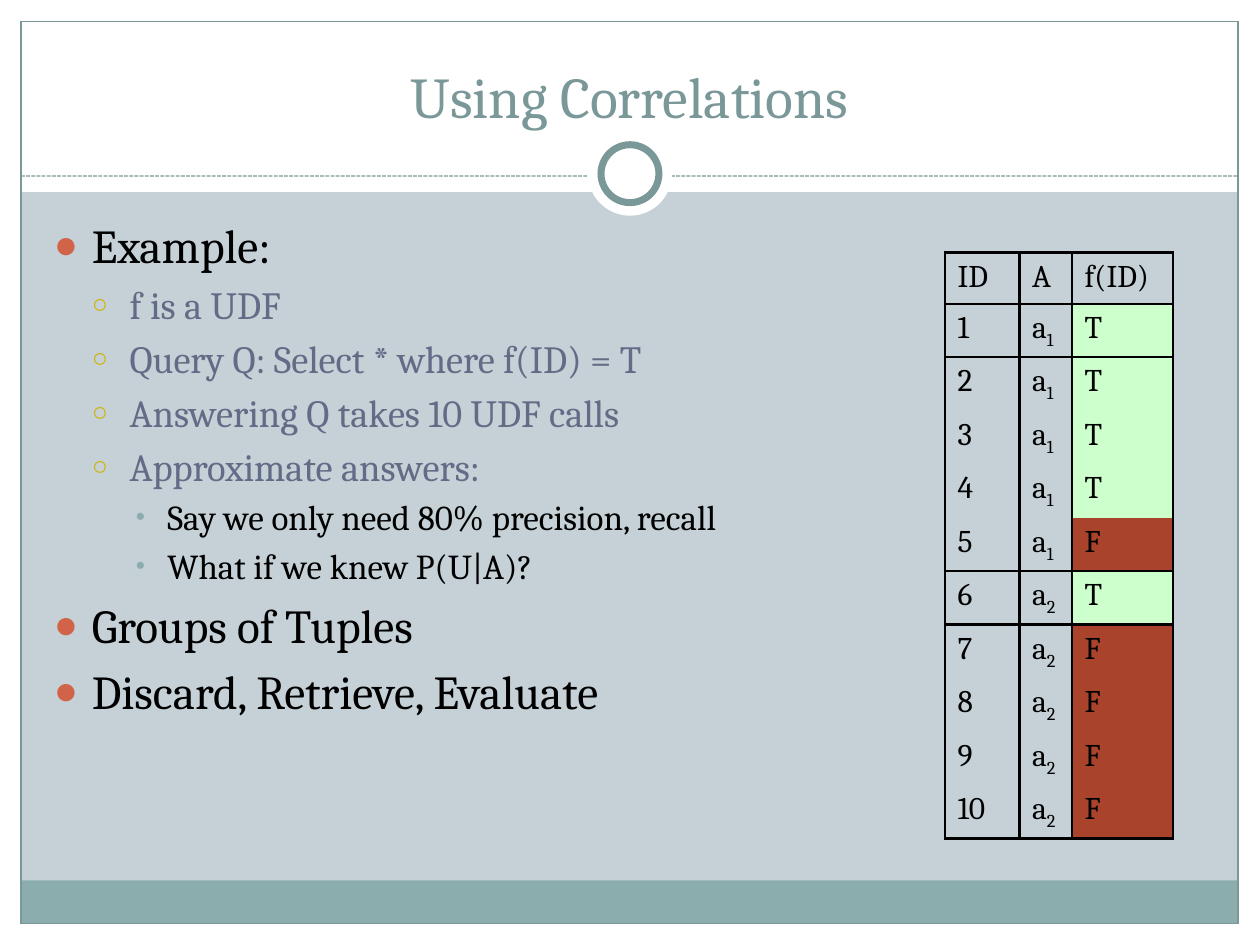
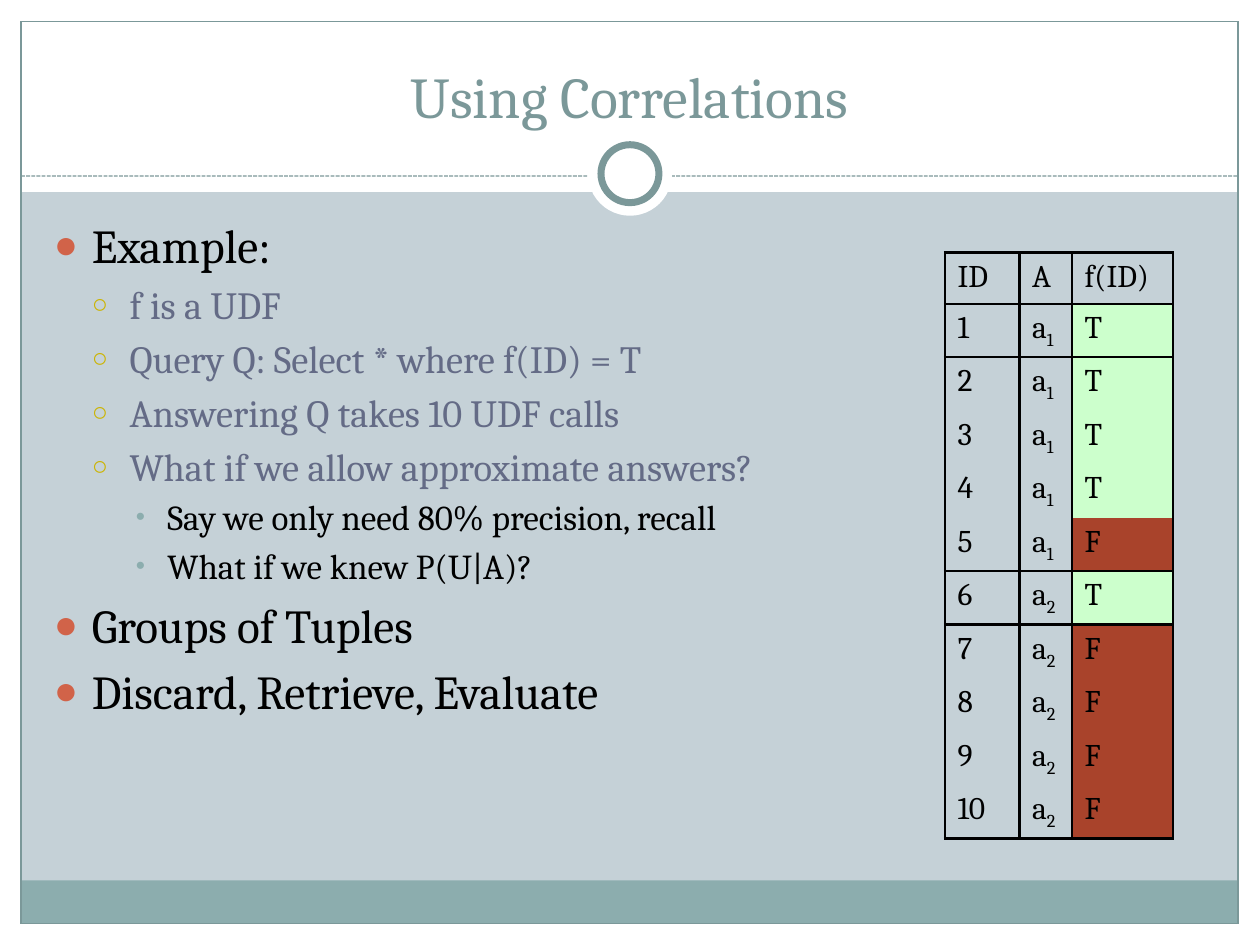
Before and after one commit to brahmaneya/PredictiveAQP, a slide deck: slide 4 of Presentation/SIGMOD15Talk.pptx. Drawn at 1260x945 pixels with LibreOffice and Linux fonts; fonts in the diff are those of the drawing. Boxes give left, top, right and bottom in pixels: in the first picture for what was removed or moved away, otherwise in the second. Text is boxed around its words. In the diff, an @@ line names an element or a change of style, - is before the commit and + after.

```diff
--- a/Presentation/SIGMOD15Talk.pptx
+++ b/Presentation/SIGMOD15Talk.pptx
@@ text at [130,454,753,489]: text changed @@
-  ○ Approximate answers:
+  ○ What if we allow approximate answers?
```
Also in this commit, not shown: 5 other slides changed, 2 slides added.
